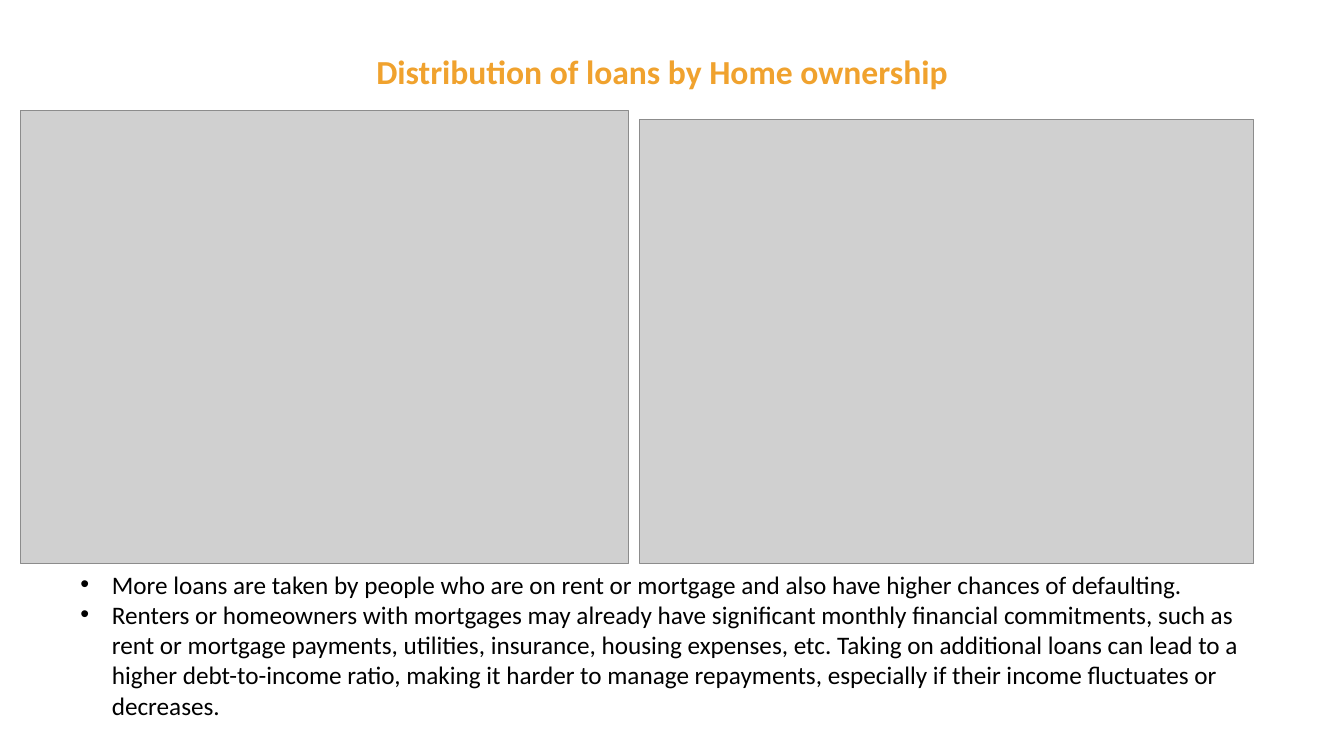
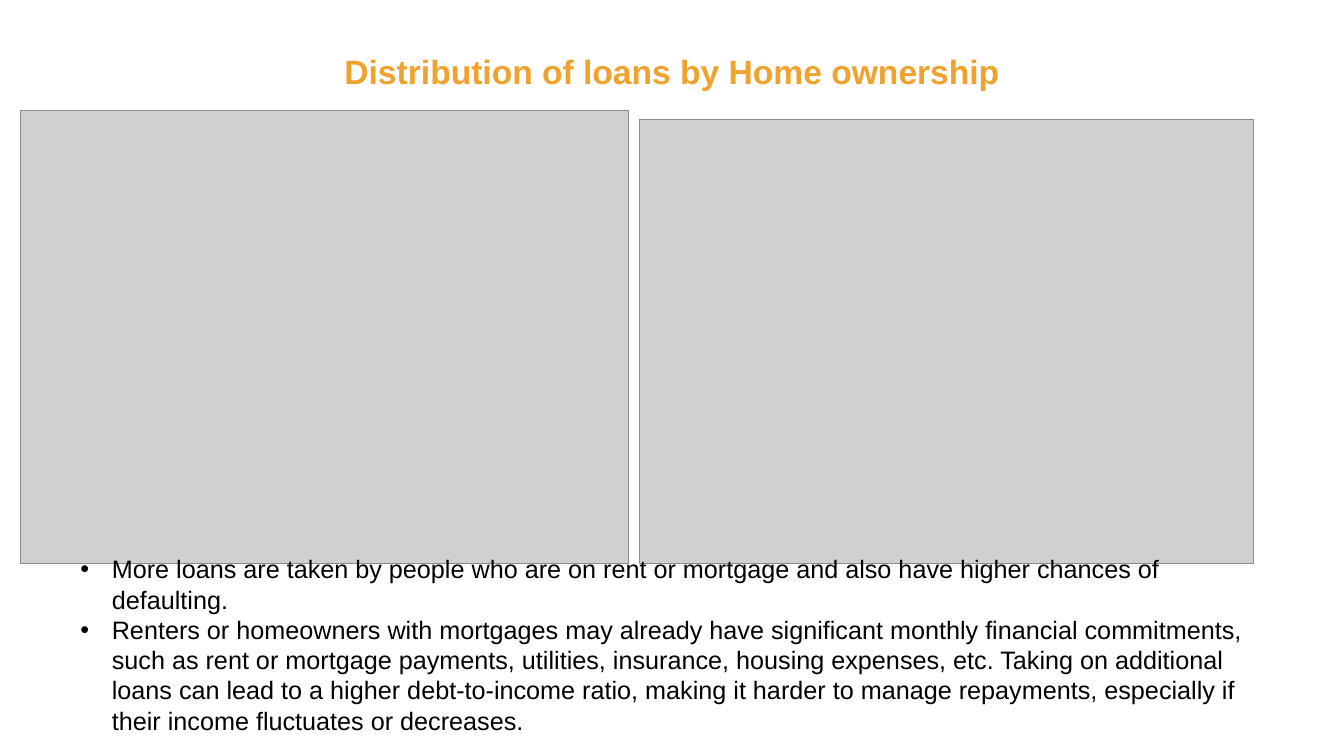
Before and after one commit to Rawoof821/LendingclubCaseStudy, a slide deck: slide 12 of Neha_Rawoof_LendingCaseStudy.pptx (slide 22 before the commit). Drawn at 1344x756 pixels with LibreOffice and Linux fonts; fonts in the diff are those of the drawing; grey boxes stand for pictures. Boxes give left, top, right and bottom in pixels: in the first picture for what was removed or moved away, otherwise in the second. Text is boxed around its words. In the diff, an @@ line names an element or a change of style, - is before the commit and + after.

```diff
--- a/Neha_Rawoof_LendingCaseStudy.pptx
+++ b/Neha_Rawoof_LendingCaseStudy.pptx
@@ text "Distribution of loans by Home ..." at <box>344,59,999,91</box>: font Calibri to Arial @@
@@ text "Distribution of loans by Home ...": place and size @@
-text "Distribution of loans by Home ..." at <box>376,60,947,90</box>
+text "Distribution of loans by Home ..." at <box>344,59,999,91</box>
@@ text "More loans are taken by ...": place and size @@
-text "More loans are taken by ..." at <box>112,576,1237,716</box>
+text "More loans are taken by ..." at <box>112,558,1242,731</box>
@@ text "More loans are taken by ..." at <box>112,558,1242,731</box>: font Calibri to Arial @@
```
Also in this commit, not shown: 17 other slides changed, 1 slide added, 9 slides removed.
